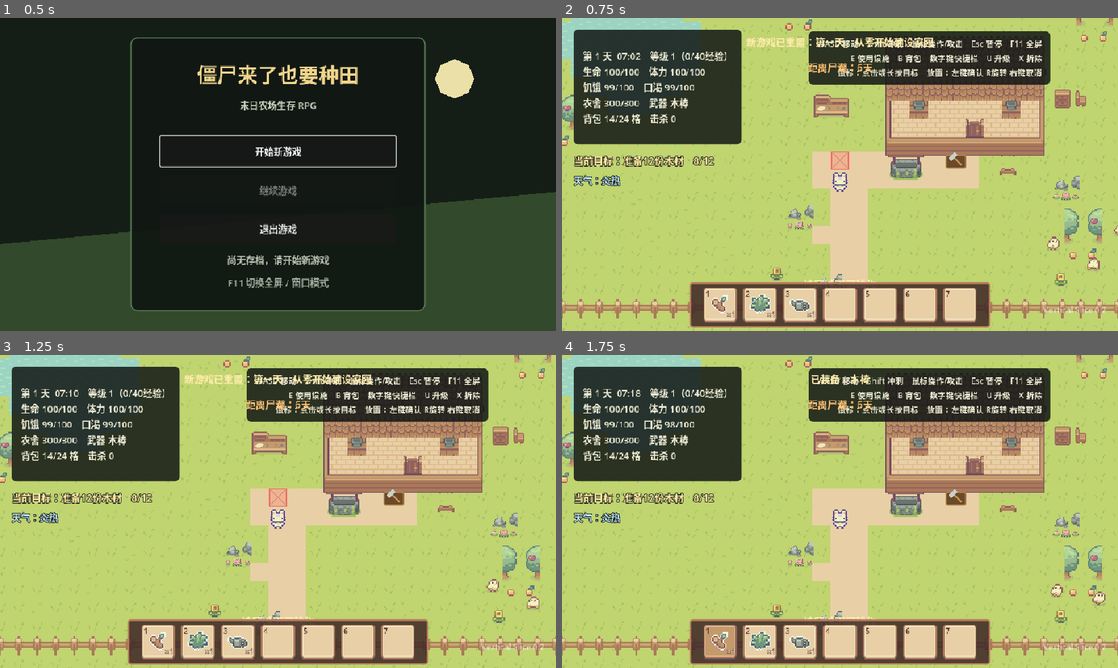
Above: before the commit, frames 1-4 (two rows, left to right).
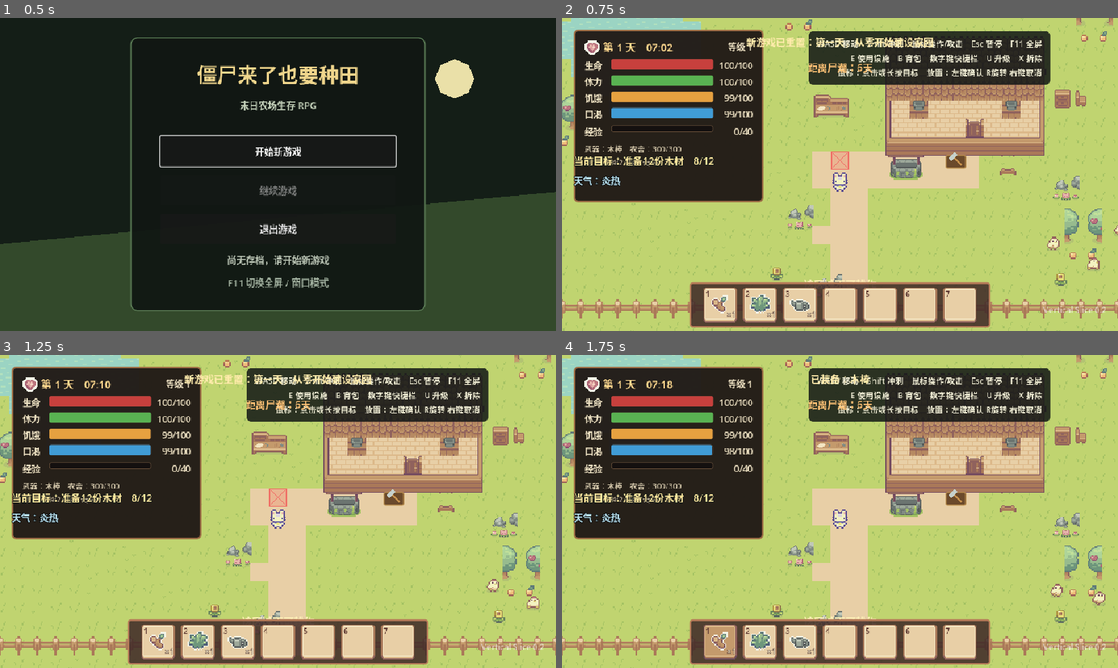
Above: after the commit, the same moments.

Repository: fanfanhappy/zombie-farm-survival
Game: Godot game, scene res://scenes/ui/main_menu.tscn
Same seed, same stepped clock (60 frames per second), same inputs: the game is played once before the commit and once after it.
Inputs:
- Up to frame 1 (0.5 s): no input
- Up to frame 2 (0.75 s): click "开始新游戏" at 0.5 s
- Up to frame 3 (1.25 s): no input
- Up to frame 4 (1.75 s): click "×1" at 1.25 s

Frame 1 is identical in both runs. In frame 2, 12% of the frame differs, in the area x 2-37%, y 3-59%; in frame 3, 12%; in frame 4, 12%.

Commit message:
使用作品集素材重做人物状态HUD

Diff:
--- a/scenes/game/game_world.tscn
+++ b/scenes/game/game_world.tscn
@@ -14,6 +14,7 @@
 [ext_resource type="Script" uid="uid://ceekb058vj7rb" path="res://scripts/systems/building/defense_upgrade_system.gd" id="12_defense_upgrade"]
 [ext_resource type="PackedScene" path="res://scenes/actors/player/player_visual.tscn" id="13_player_visual"]
 [ext_resource type="PackedScene" path="res://scenes/actors/player/player_attack_effect.tscn" id="16_attack_effect"]
+[ext_resource type="PackedScene" path="res://scenes/ui/character_status_hud.tscn" id="17_status_hud"]
 [ext_resource type="Script" uid="uid://ba1k3rg43lg30" path="res://scripts/world/environment/world_tilemap.gd" id="14_world_tilemap"]
 
 [ext_resource type="TileSet" uid="uid://c85i64skxhmie" path="res://resources/tilesets/farm_tilled_terrain.tres" id="15_farm_tileset"]
@@ -90,25 +91,7 @@
 
 [node name="HUD" type="CanvasLayer" parent="." unique_id=1722933136]
 
-[node name="StatusPanel" type="PanelContainer" parent="HUD" unique_id=560454579]
-offset_left = 20.0
-offset_top = 20.0
-offset_right = 300.0
-offset_bottom = 218.0
-theme_override_styles/panel = SubResource("StyleBoxFlat_panel")
-
-[node name="Margin" type="MarginContainer" parent="HUD/StatusPanel" unique_id=1626194851]
-layout_mode = 2
-theme_override_constants/margin_left = 16
-theme_override_constants/margin_top = 12
-theme_override_constants/margin_right = 16
-theme_override_constants/margin_bottom = 12
-
-[node name="Status" type="Label" parent="HUD/StatusPanel/Margin" unique_id=635402349]
-layout_mode = 2
-theme_override_colors/font_color = Color(0.929, 0.918, 0.824, 1)
-theme_override_font_sizes/font_size = 16
-text = "状态"
+[node name="StatusPanel" parent="HUD" instance=ExtResource("17_status_hud")]
 
 [node name="HelpPanel" type="PanelContainer" parent="HUD" unique_id=1852047460]
 anchors_preset = 1
--- /dev/null
+++ b/scenes/ui/character_status_hud.tscn
@@ -0,0 +1,217 @@
+[gd_scene load_steps=11 format=3]
+
+[ext_resource type="Script" path="res://scripts/ui/character_status_hud.gd" id="1_script"]
+[ext_resource type="Theme" path="res://resources/themes/survival_ui_theme.tres" id="2_theme"]
+[ext_resource type="Texture2D" path="res://assets/art/ui/hud/ui_status_atlas.png" id="3_atlas"]
+
+[sub_resource type="AtlasTexture" id="AtlasTexture_heart"]
+atlas = ExtResource("3_atlas")
+region = Rect2(0, 0, 16, 16)
+
+[sub_resource type="StyleBoxFlat" id="StyleBox_bar_bg"]
+bg_color = Color(0.075, 0.06, 0.055, 0.92)
+border_width_left = 1
+border_width_top = 1
+border_width_right = 1
+border_width_bottom = 1
+border_color = Color(0.42, 0.32, 0.23, 1)
+corner_radius_top_left = 3
+corner_radius_top_right = 3
+corner_radius_bottom_right = 3
+corner_radius_bottom_left = 3
+
+[sub_resource type="StyleBoxFlat" id="StyleBox_health"]
+bg_color = Color(0.78, 0.25, 0.24, 1)
+corner_radius_top_left = 3
+corner_radius_top_right = 3
+corner_radius_bottom_right = 3
+corner_radius_bottom_left = 3
+
+[sub_resource type="StyleBoxFlat" id="StyleBox_stamina"]
+bg_color = Color(0.35, 0.7, 0.32, 1)
+corner_radius_top_left = 3
+corner_radius_top_right = 3
+corner_radius_bottom_right = 3
+corner_radius_bottom_left = 3
+
+[sub_resource type="StyleBoxFlat" id="StyleBox_hunger"]
+bg_color = Color(0.9, 0.63, 0.25, 1)
+corner_radius_top_left = 3
+corner_radius_top_right = 3
+corner_radius_bottom_right = 3
+corner_radius_bottom_left = 3
+
+[sub_resource type="StyleBoxFlat" id="StyleBox_thirst"]
+bg_color = Color(0.25, 0.61, 0.84, 1)
+corner_radius_top_left = 3
+corner_radius_top_right = 3
+corner_radius_bottom_right = 3
+corner_radius_bottom_left = 3
+
+[sub_resource type="StyleBoxFlat" id="StyleBox_experience"]
+bg_color = Color(0.64, 0.43, 0.79, 1)
+corner_radius_top_left = 2
+corner_radius_top_right = 2
+corner_radius_bottom_right = 2
+corner_radius_bottom_left = 2
+
+[node name="StatusPanel" type="PanelContainer"]
+offset_left = 20.0
+offset_top = 20.0
+offset_right = 348.0
+offset_bottom = 318.0
+theme = ExtResource("2_theme")
+script = ExtResource("1_script")
+
+[node name="Margin" type="MarginContainer" parent="."]
+layout_mode = 2
+theme_override_constants/margin_left = 16
+theme_override_constants/margin_top = 13
+theme_override_constants/margin_right = 16
+theme_override_constants/margin_bottom = 13
+
+[node name="Content" type="VBoxContainer" parent="Margin"]
+layout_mode = 2
+theme_override_constants/separation = 7
+
+[node name="Header" type="HBoxContainer" parent="Margin/Content"]
+layout_mode = 2
+
+[node name="HeartIcon" type="TextureRect" parent="Margin/Content/Header"]
+custom_minimum_size = Vector2(28, 28)
+layout_mode = 2
+texture_filter = 1
+texture = SubResource("AtlasTexture_heart")
+expand_mode = 1
+stretch_mode = 5
+
+[node name="DayTime" type="Label" parent="Margin/Content/Header"]
+layout_mode = 2
+size_flags_horizontal = 3
+theme_override_colors/font_color = Color(1, 0.85, 0.56, 1)
+theme_override_font_sizes/font_size = 18
+text = "第 1 天　07:00"
+vertical_alignment = 1
+
+[node name="Level" type="Label" parent="Margin/Content/Header"]
+layout_mode = 2
+text = "等级 1"
+horizontal_alignment = 2
+vertical_alignment = 1
+
+[node name="Bars" type="VBoxContainer" parent="Margin/Content"]
+layout_mode = 2
+theme_override_constants/separation = 5
+
+[node name="Health" type="HBoxContainer" parent="Margin/Content/Bars"]
+layout_mode = 2
+[node name="Name" type="Label" parent="Margin/Content/Bars/Health"]
+custom_minimum_size = Vector2(42, 0)
+layout_mode = 2
+text = "生命"
+[node name="Bar" type="ProgressBar" parent="Margin/Content/Bars/Health"]
+custom_minimum_size = Vector2(0, 18)
+layout_mode = 2
+size_flags_horizontal = 3
+theme_override_styles/background = SubResource("StyleBox_bar_bg")
+theme_override_styles/fill = SubResource("StyleBox_health")
+show_percentage = false
+[node name="Value" type="Label" parent="Margin/Content/Bars/Health"]
+custom_minimum_size = Vector2(64, 0)
+layout_mode = 2
+text = "100/100"
+horizontal_alignment = 2
+
+[node name="Stamina" type="HBoxContainer" parent="Margin/Content/Bars"]
+layout_mode = 2
+[node name="Name" type="Label" parent="Margin/Content/Bars/Stamina"]
+custom_minimum_size = Vector2(42, 0)
+layout_mode = 2
+text = "体力"
+[node name="Bar" type="ProgressBar" parent="Margin/Content/Bars/Stamina"]
+custom_minimum_size = Vector2(0, 18)
+layout_mode = 2
+size_flags_horizontal = 3
+theme_override_styles/background = SubResource("StyleBox_bar_bg")
+theme_override_styles/fill = SubResource("StyleBox_stamina")
+show_percentage = false
+[node name="Value" type="Label" parent="Margin/Content/Bars/Stamina"]
+custom_minimum_size = Vector2(64, 0)
+layout_mode = 2
+text = "100/100"
+horizontal_alignment = 2
+
+[node name="Hunger" type="HBoxContainer" parent="Margin/Content/Bars"]
+layout_mode = 2
+[node name="Name" type="Label" parent="Margin/Content/Bars/Hunger"]
+custom_minimum_size = Vector2(42, 0)
+layout_mode = 2
+text = "饥饿"
+[node name="Bar" type="ProgressBar" parent="Margin/Content/Bars/Hunger"]
+custom_minimum_size = Vector2(0, 18)
+layout_mode = 2
+size_flags_horizontal = 3
+theme_override_styles/background = SubResource("StyleBox_bar_bg")
+theme_override_styles/fill = SubResource("StyleBox_hunger")
+show_percentage = false
+[node name="Value" type="Label" parent="Margin/Content/Bars/Hunger"]
+custom_minimum_size = Vector2(64, 0)
+layout_mode = 2
+text = "100/100"
+horizontal_alignment = 2
+
+[node name="Thirst" type="HBoxContainer" parent="Margin/Content/Bars"]
+layout_mode = 2
+[node name="Name" type="Label" parent="Margin/Content/Bars/Thirst"]
+custom_minimum_size = Vector2(42, 0)
+layout_mode = 2
+text = "口渴"
+[node name="Bar" type="ProgressBar" parent="Margin/Content/Bars/Thirst"]
+custom_minimum_size = Vector2(0, 18)
+layout_mode = 2
+size_flags_horizontal = 3
+theme_override_styles/background = SubResource("StyleBox_bar_bg")
+theme_override_styles/fill = SubResource("StyleBox_thirst")
+show_percentage = false
+[node name="Value" type="Label" parent="Margin/Content/Bars/Thirst"]
+custom_minimum_size = Vector2(64, 0)
+layout_mode = 2
+text = "100/100"
+horizontal_alignment = 2
+
+[node name="Experience" type="HBoxContainer" parent="Margin/Content"]
+layout_mode = 2
+[node name="Name" type="Label" parent="Margin/Content/Experience"]
+custom_minimum_size = Vector2(42, 0)
+layout_mode = 2
+text = "经验"
+[node name="Bar" type="ProgressBar" parent="Margin/Content/Experience"]
+custom_minimum_size = Vector2(0, 12)
+layout_mode = 2
+size_flags_horizontal = 3
+theme_override_styles/background = SubResource("StyleBox_bar_bg")
+theme_override_styles/fill = SubResource("StyleBox_experience")
+show_percentage = false
+[node name="Value" type="Label" parent="Margin/Content/Experience"]
+custom_minimum_size = Vector2(64, 0)
+layout_mode = 2
+text = "0/40"
+horizontal_alignment = 2
+
+[node name="Equipment" type="Label" parent="Margin/Content"]
+layout_mode = 2
+theme_override_colors/font_color = Color(0.82, 0.77, 0.66, 1)
+theme_override_font_sizes/font_size = 13
+text = "武器：木棒　农舍：300/300\n背包：0/24格　击杀：0"
+
+[node name="Warning" type="Label" parent="Margin/Content"]
+visible = false
+layout_mode = 2
+theme_override_colors/font_color = Color(1, 0.39, 0.3, 1)
+text = "警告"
+
+[node name="Buff" type="Label" parent="Margin/Content"]
+visible = false
+layout_mode = 2
+theme_override_colors/font_color = Color(0.56, 0.87, 0.55, 1)
+text = "增益"
--- a/scripts/core/game_controller.gd
+++ b/scripts/core/game_controller.gd
@@ -24,7 +24,7 @@
 
 @onready var player: Player = $Player
 @onready var darkness: CanvasModulate = $Darkness
-@onready var status_label: Label = $HUD/StatusPanel/Margin/Status
+@onready var status_hud: CharacterStatusHUD = $HUD/StatusPanel
 @onready var prompt_label: Label = $HUD/Prompt
 @onready var message_label: Label = $HUD/Message
 @onready var help_label: Label = $HUD/HelpPanel/Margin/Help
@@ -492,17 +492,8 @@
 
 func _update_hud() -> void:
 	if not is_instance_valid(player): return
-	var total_minutes := int(day_progress * 1440.0)
-	var home_health := int(homestead.health) if is_instance_valid(homestead) else 0
-	var home_max := int(homestead.max_health) if is_instance_valid(homestead) else 0
-	status_label.text = "第 %d 天  %02d:%02d　等级 %d（%d/%d经验）\n生命 %d/%d　体力 %d/%d\n饥饿 %d/%d　口渴 %d/%d\n农舍 %d/%d　武器 %s\n背包 %d/%d 格　击杀 %d" % [day, total_minutes / 60, total_minutes % 60, player.level, player.experience, player.get_next_level_experience(), int(player.health), int(player.max_health), int(player.stamina), int(player.max_stamina), int(player.hunger), int(player.max_hunger), int(player.thirst), int(player.max_thirst), home_health, home_max, player.equipped_weapon, inventory.get_used_slots(), inventory.slot_capacity, kills]
-	if player.hunger <= 20.0: status_label.text += "\n⚠ 非常饥饿"
-	if player.thirst <= 20.0: status_label.text += "\n⚠ 严重口渴"
+	status_hud.update_from_game(self)
 	help_label.text = "WASD 移动　Shift 冲刺　鼠标操作/攻击　Esc 暂停　F11 全屏\nE 使用设施　B 背包　数字键快捷栏　U 升级　X 拆除\n鼠标：点击或长按目标　放置：左键确认 R旋转 右键取消"
-	if player.well_fed_time > 0.0:
-		status_label.text += "\n饱餐：%d秒（攻击+20%% / 恢复+35%%）" % int(ceil(player.well_fed_time))
-	if get_active_tool_type() == "watering_can":
-		status_label.text += "\n水壶：%d/%d" % [watering_can_water, WATERING_CAN_CAPACITY]
 	if horde_system.active:
 		horde_label.text = horde_system.get_status_text()
 	else:
--- /dev/null
+++ b/scripts/ui/character_status_hud.gd
@@ -0,0 +1,53 @@
+class_name CharacterStatusHUD
+extends PanelContainer
+
+@onready var day_time_label: Label = $Margin/Content/Header/DayTime
+@onready var level_label: Label = $Margin/Content/Header/Level
+@onready var health_bar: ProgressBar = $Margin/Content/Bars/Health/Bar
+@onready var health_value: Label = $Margin/Content/Bars/Health/Value
+@onready var stamina_bar: ProgressBar = $Margin/Content/Bars/Stamina/Bar
+@onready var stamina_value: Label = $Margin/Content/Bars/Stamina/Value
+@onready var hunger_bar: ProgressBar = $Margin/Content/Bars/Hunger/Bar
+@onready var hunger_value: Label = $Margin/Content/Bars/Hunger/Value
+@onready var thirst_bar: ProgressBar = $Margin/Content/Bars/Thirst/Bar
+@onready var thirst_value: Label = $Margin/Content/Bars/Thirst/Value
+@onready var experience_bar: ProgressBar = $Margin/Content/Experience/Bar
+@onready var experience_value: Label = $Margin/Content/Experience/Value
+@onready var equipment_label: Label = $Margin/Content/Equipment
+@onready var warning_label: Label = $Margin/Content/Warning
+@onready var buff_label: Label = $Margin/Content/Buff
+
+
+func update_from_game(game: Node) -> void:
+	var player: Player = game.player
+	var total_minutes := int(game.day_progress * 1440.0)
+	day_time_label.text = "第 %d 天　%02d:%02d" % [game.day, total_minutes / 60, total_minutes % 60]
+	level_label.text = "等级 %d" % player.level
+	_set_bar(health_bar, health_value, player.health, player.max_health)
+	_set_bar(stamina_bar, stamina_value, player.stamina, player.max_stamina)
+	_set_bar(hunger_bar, hunger_value, player.hunger, player.max_hunger)
+	_set_bar(thirst_bar, thirst_value, player.thirst, player.max_thirst)
+	_set_bar(experience_bar, experience_value, player.experience, player.get_next_level_experience())
+	var home_health := int(game.homestead.health) if is_instance_valid(game.homestead) else 0
+	var home_max := int(game.homestead.max_health) if is_instance_valid(game.homestead) else 0
+	equipment_label.text = "武器：%s　农舍：%d/%d\n背包：%d/%d格　击杀：%d" % [player.equipped_weapon, home_health, home_max, game.inventory.get_used_slots(), game.inventory.slot_capacity, game.kills]
+	var warnings: Array[String] = []
+	if player.hunger <= 20.0:
+		warnings.append("非常饥饿")
+	if player.thirst <= 20.0:
+		warnings.append("严重口渴")
+	warning_label.visible = not warnings.is_empty()
+	warning_label.text = "警告：%s" % " / ".join(warnings)
+	var buffs: Array[String] = []
+	if player.well_fed_time > 0.0:
+		buffs.append("饱餐 %d秒" % int(ceil(player.well_fed_time)))
+	if game.get_active_tool_type() == "watering_can":
+		buffs.append("水壶 %d/%d" % [game.watering_can_water, game.WATERING_CAN_CAPACITY])
+	buff_label.visible = not buffs.is_empty()
+	buff_label.text = "　".join(buffs)
+
+
+func _set_bar(bar: ProgressBar, value_label: Label, current: float, maximum: float) -> void:
+	bar.max_value = maximum
+	bar.value = current
+	value_label.text = "%d/%d" % [int(current), int(maximum)]
Binary file added: assets/art/ui/hud/ui_status_atlas.png
Not shown, added: assets/art/ui/hud/ui_status_atlas.png.import
Not shown, added: scripts/ui/character_status_hud.gd.uid
